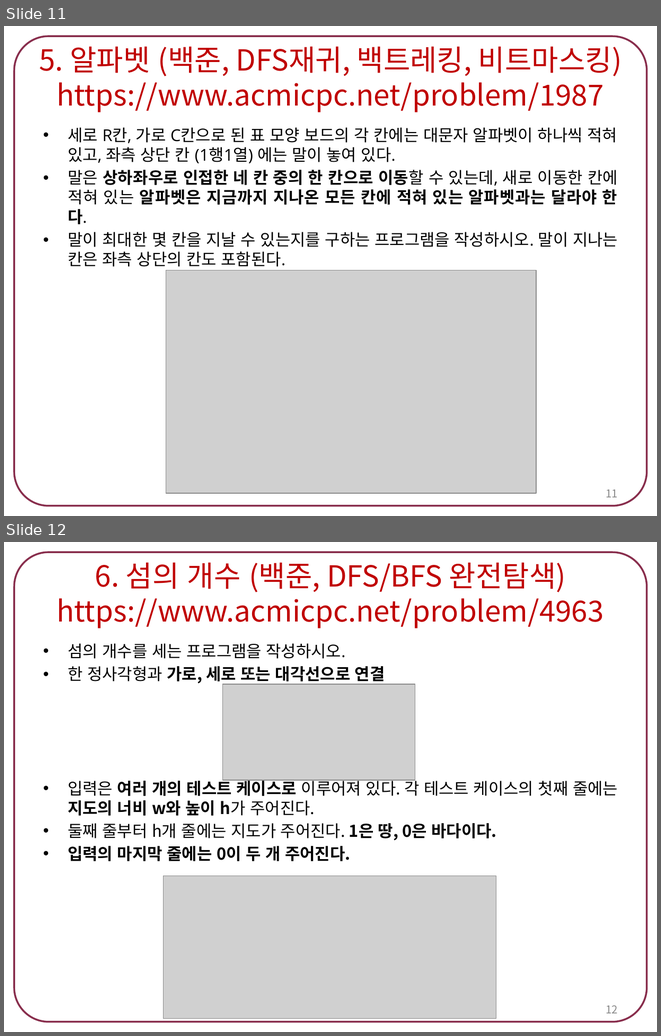
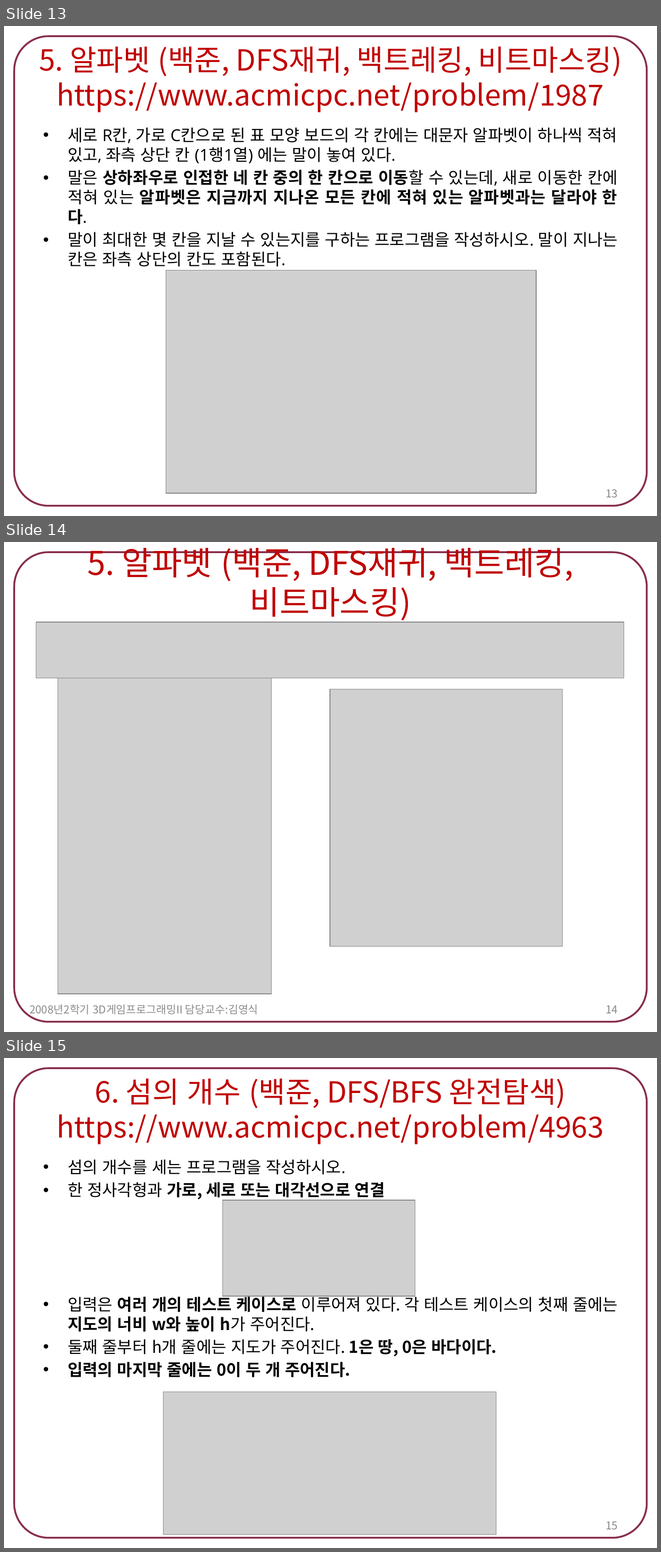
Before and after one commit to tlsdn0403/4-1, a slide deck: 스크립트언어/2021182014 박신우 숙제3. DFS & BFS.pptx. Shown one above the other, each under a label of ours: slides 11 and 12 before the commit, slides 13, 14 and 15 after it. The pictures are 661x1036 and 661x1552 pixels, drawn with LibreOffice and Linux fonts; fonts in the diff are those of the drawing; grey boxes stand for pictures. Boxes give left, top, right and bottom in pixels: in the first picture for what was removed or moved away, otherwise in the second. Text is boxed around its words. In the diff, an @@ line names an element or a change of style, - is before the commit and + after.

Commit message:
강의 정리, 백준 풀이

```diff
--- a/스크립트언어/2021182014 박신우 숙제3. DFS & BFS.pptx
+++ b/스크립트언어/2021182014 박신우 숙제3. DFS & BFS.pptx
@@ slide 14 added at box(4, 542, 657, 1032), background #FFFFFF; not listed: 1 template element that a slide beside it also shows @@
@@ title added at box(87, 548, 574, 623), 36 pt, text #C00000 @@
+5. 알파벳 (백준, DFS재귀, 백트레킹, 비트마스킹)
@@ picture added at box(36, 623, 624, 678) @@
@@ picture added at box(58, 678, 272, 994) @@
@@ picture added at box(330, 689, 562, 946) @@
@@ text added at box(29, 1004, 258, 1016), 12 pt, text #8C8C8C @@
+2008년2학기 3D게임프로그래밍II 담당교수:김영식
@@ page number added at box(606, 1005, 618, 1013), 12 pt, text #898989 @@
+14
@@ what was slide 11 is now slide 13 @@
@@ page number at box(606, 489, 618, 497): text changed @@
-11
+13
@@ what was slide 12 is now slide 15 @@
@@ page number at box(606, 1521, 618, 1529): text changed @@
-12
+15
```
Also in this commit, not shown: 1 slide changed, 3 other slides added, 26 other files.
